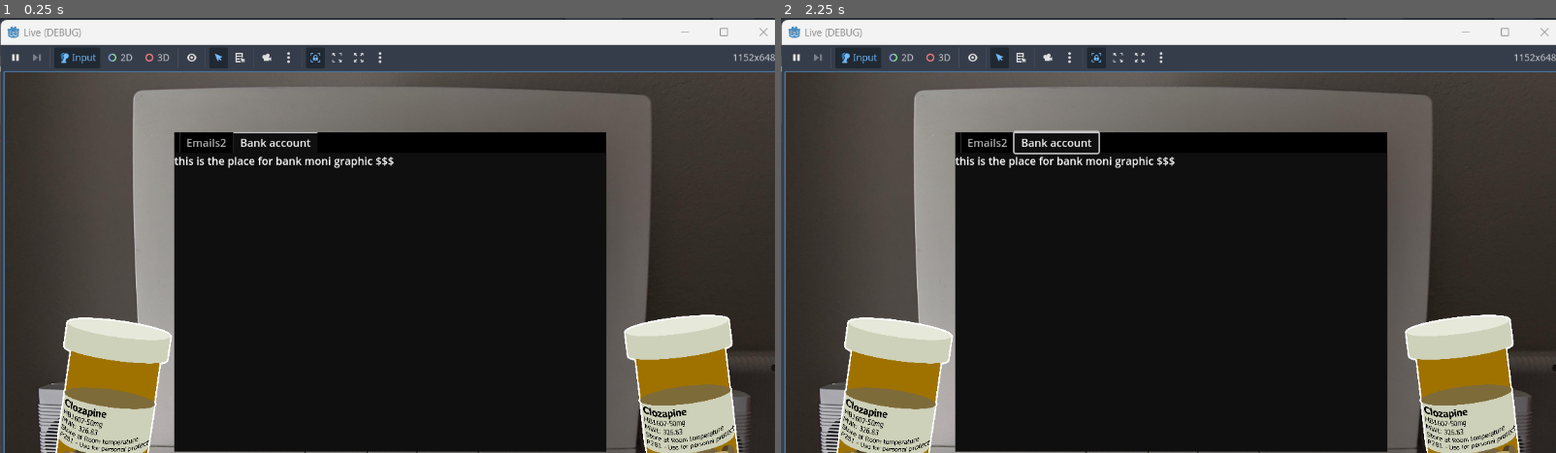
Above: before the commit, frames 1-2 (left to right).
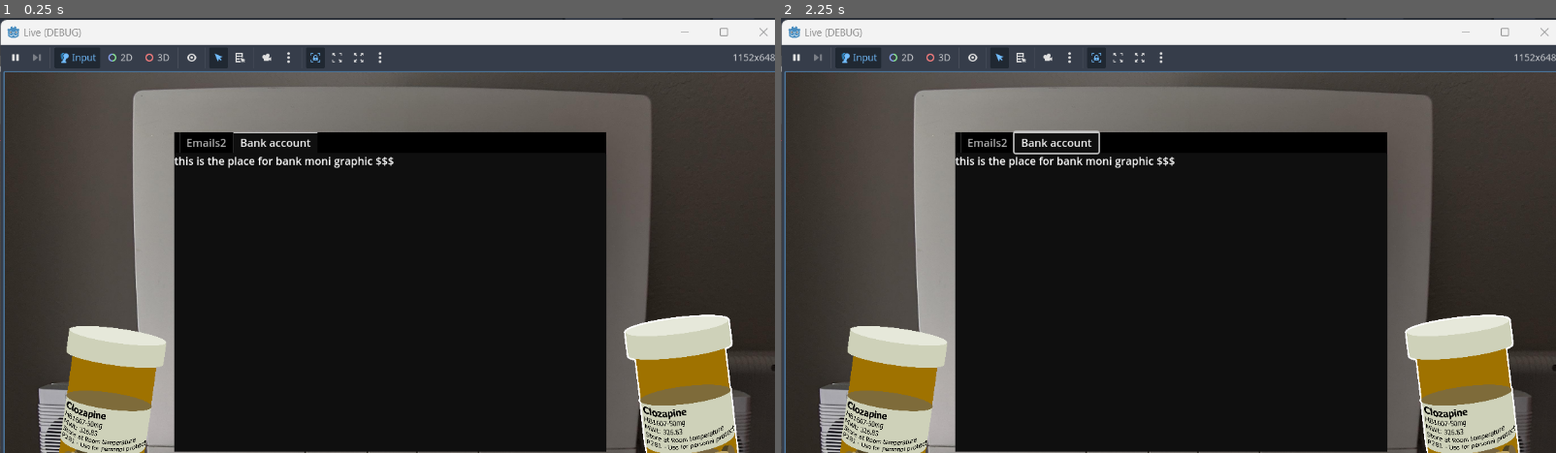
Above: after the commit, the same moments.

Repository: Lap-Luck/HackYeach
Game: Godot game, scene res://scenes/home.tscn
Same seed, same stepped clock (60 frames per second), same inputs: the game is played once before the commit and once after it. This scene is started directly instead of the project's main scene.
Inputs (mouse positions are in pixels of both pictures, inside the frame that each line leads up to):
- Up to frame 1 (0.25 s): no input
- Up to frame 2 (2.25 s): click (889, 400) at 0.5 s; click (1470, 396) at 1.25 s; tap Enter at 2 s; move the mouse to (1339, 213) at 2.02 s; hold Up (ui_up) from 2.03 s (still down)

The runs differ from the first frame. In frame 1, 1.3% of the frame differs, in the area x 7-23%, y 68-100%; in frame 2, 1.3%.

Commit message:
some home changes im forced to commit to
pensive

Diff:
--- a/scenes/home.tscn
+++ b/scenes/home.tscn
@@ -1,8 +1,17 @@
-[gd_scene load_steps=4 format=3 uid="uid://eheurgu137sm"]
+[gd_scene load_steps=7 format=3 uid="uid://eheurgu137sm"]
 
 [ext_resource type="Texture2D" uid="uid://rd05lmvjuf5l" path="res://graphics/background-image-placeholder.png" id="1_w18ys"]
 [ext_resource type="PackedScene" uid="uid://7djygch4t0tg" path="res://scenes/email.tscn" id="2_reixx"]
+[ext_resource type="Texture2D" uid="uid://tcrtcut7kptj" path="res://Pill bottle sptiresheet.png" id="3_reixx"]
 [ext_resource type="Texture2D" uid="uid://dpcp3fry83ucn" path="res://resources/pills_text.tres" id="3_uhids"]
+
+[sub_resource type="AtlasTexture" id="AtlasTexture_uhids"]
+atlas = ExtResource("3_reixx")
+region = Rect2(0, 0, 4096, 4096)
+
+[sub_resource type="AtlasTexture" id="AtlasTexture_yxilm"]
+atlas = ExtResource("3_reixx")
+region = Rect2(4096, 0, 4096, 4096)
 
 [node name="Home" type="Control"]
 layout_mode = 3
@@ -41,8 +50,8 @@
 grow_vertical = 2
 rotation = 0.13788101
 scale = Vector2(0.07, 0.07)
-texture_normal = ExtResource("3_uhids")
-texture_pressed = ExtResource("3_uhids")
+texture_normal = SubResource("AtlasTexture_uhids")
+texture_pressed = SubResource("AtlasTexture_yxilm")
 
 [node name="FoodButton" type="TextureButton" parent="."]
 layout_mode = 1
